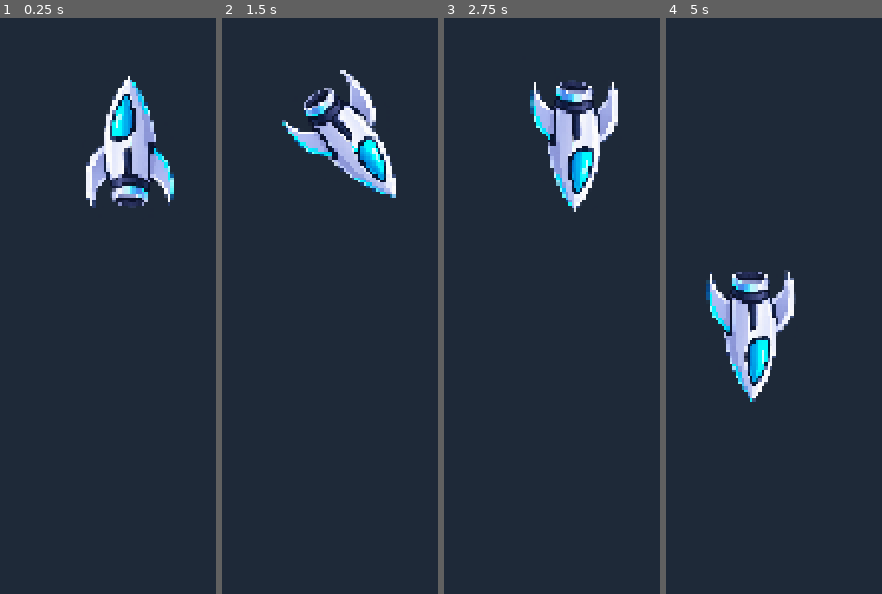
Above: before the commit, frames 1-4 (left to right).
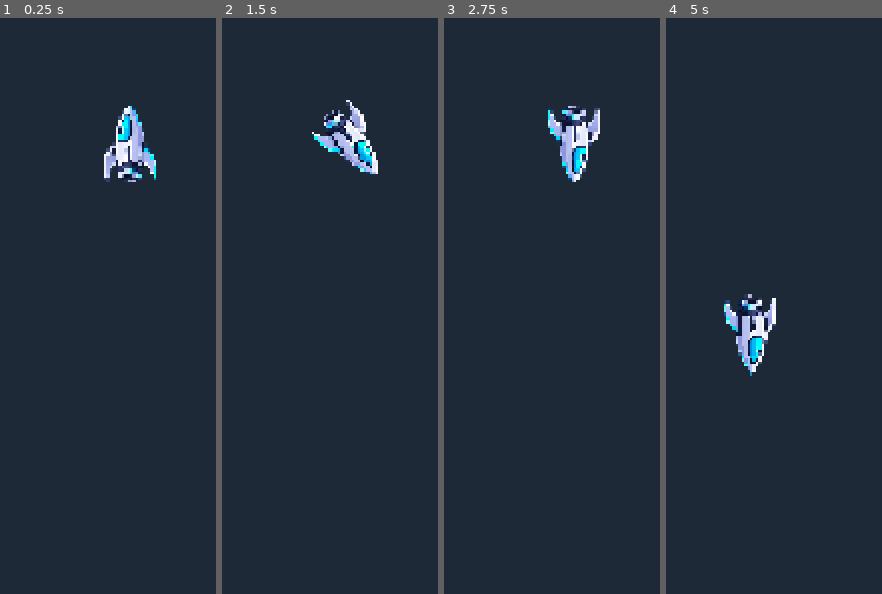
Above: after the commit, the same moments.

Repository: nikelaz/rockstorm
Game: Godot game, scene res://src/world.tscn
Two runs of this game, one before a commit and one after it. Both use one fixed random seed, a clock stepped at 60 frames per second and the inputs below.
Inputs:
- Up to frame 1 (0.25 s): no input
- Up to frame 2 (1.5 s): tap Enter at 0.5 s; hold Right (ui_right) 0.53-1.28 s; hold Left (ui_left) from 1.28 s (still down)
- Up to frame 3 (2.75 s): release Left (ui_left) at 2.03 s; hold Right (ui_right) from 2.03 s (still down)
- Up to frame 4 (5 s): release Right (ui_right) at 2.78 s; hold Up (ui_up) 2.78-3.53 s; hold Left (ui_left) from 3.53 s (still down)

The runs differ from the first frame. In frame 1, 4.5% of the frame differs, in the area x 39-81%, y 10-33%; in frame 2, 4.3%; in frame 3, 4.5%; in frame 4, 4.4%.

Commit message:
feat: smaller player size and move processing of rotation, acceleration and position to the physics_process callback

Diff:
--- a/src/player.gd
+++ b/src/player.gd
@@ -37,7 +37,7 @@
 	new_position.y = clampf(new_position.y, 20.0, viewport_size.y - 20.0)
 	position = new_position
 
-func _process(delta: float) -> void:
+func _physics_process(delta: float) -> void:
 	rotate_with_input(delta)
 	handle_acceleration(delta)
 	update_position(delta)
--- a/src/world.tscn
+++ b/src/world.tscn
@@ -12,6 +12,6 @@
 
 [node name="Sprite2D" type="Sprite2D" parent="Player" unique_id=750615219]
 rotation = 1.5707964
-scale = Vector2(0.1, 0.1)
+scale = Vector2(0.06, 0.06)
 texture = ExtResource("3_0qwtu")
 offset = Vector2(0, 235)
